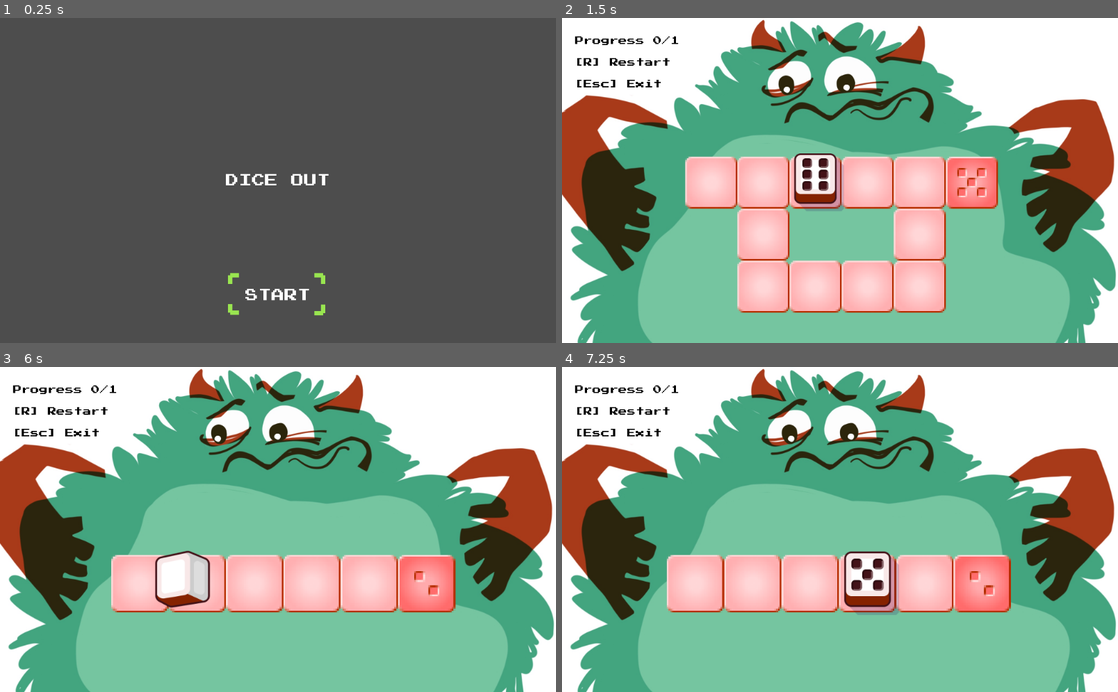
Above: before the commit, frames 1-4 (two rows, left to right).
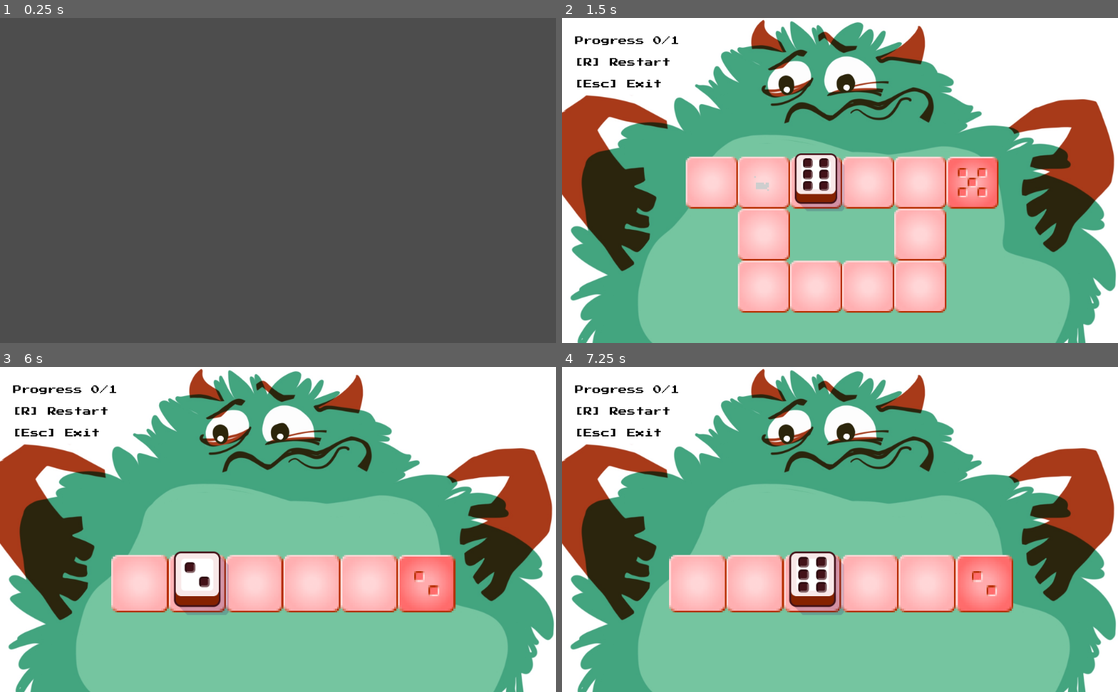
Above: after the commit, the same moments.

Repository: tonsky/GMTKJam2022
Game: Godot game, scene res://Intro.tscn
Two runs of this game, one before a commit and one after it. Both use one fixed random seed, a clock stepped at 60 frames per second and the inputs below. Before the commit the project starts from res://TitleScreen.tscn. Video files are missing from this copy of the repository; at most half a second of black plays in their place.
Inputs:
- Up to frame 1 (0.25 s): no input
- Up to frame 2 (1.5 s): tap Enter (ui_accept) at 0.5, 0.6, 0.77, 1.07, 1.35 s; hold Right (move_right) 0.53-1.28 s; hold Down (move_down) from 1.28 s (still down)
- Up to frame 3 (6 s): tap Enter (ui_accept) at 1.52, 1.82, 2, 2.1, 2.85, 3.02, 3.32, 3.6, 3.77, 4.07, 4.35, 4.52, 4.82, 5, 5.1, 5.85 s; release Down (move_down) at 2.03 s; hold Right (move_right) 2.03-2.78 s; tap R (restart_level) at 2.75, 5.75 s; hold Up (move_up) 2.78-3.53 s; hold Left (move_left) 3.53-5.03 s; tap Escape (ui_cancel) at 4.15 s; hold Down (move_down) 5.03-5.78 s; hold Right (move_right) from 5.78 s (still down)
- Up to frame 4 (7.25 s): tap Enter (ui_accept) at 6.02, 6.32, 6.6, 6.77, 7.07 s; release Right (move_right) at 6.53 s; hold Up (move_up) from 6.53 s (still down)

The runs differ from the first frame. In frame 1, 0.7% of the frame differs, in the area x 40-60%, y 47-92%; in frame 2, 1.0%; in frame 3, 2.2%; in frame 4, 4.9%, in the area x 18-82%, y 17-77%.

Commit message:
Intro and new TitleScreen

Diff:
--- a/Dice.gd
+++ b/Dice.gd
@@ -8,7 +8,7 @@
 var dice_opposite
 var speed
 var start_pos
-var cooldown = 0.16
+var cooldown = 0.24
 var time_left
 onready var map = get_parent().get_node("Floor")
 onready var tileset = map.tile_set
--- a/GameManager.tscn
+++ b/GameManager.tscn
@@ -1,6 +1,6 @@
 [gd_scene load_steps=2 format=2]
 
-[ext_resource path="res://TitleScreen.tscn" type="PackedScene" id=1]
+[ext_resource path="res://TitleScreen_old.tscn" type="PackedScene" id=1]
 
 [node name="GameManager" type="Node2D"]
 
--- /dev/null
+++ b/Intro.gd
@@ -0,0 +1,8 @@
+extends Control
+
+func _process(delta):
+  if Input.is_action_just_released("ui_accept") or Input.is_action_just_released("ui_cancel"):
+    get_tree().change_scene("res://TitleScreen.tscn")
+
+func _on_VideoPlayer_finished():
+  get_tree().change_scene("res://TitleScreen.tscn")
--- /dev/null
+++ b/Intro.tscn
@@ -0,0 +1,17 @@
+[gd_scene load_steps=3 format=2]
+
+[ext_resource path="res://Textures/Intro.webm" type="VideoStream" id=1]
+[ext_resource path="res://Intro.gd" type="Script" id=2]
+
+[node name="Intro" type="Control"]
+anchor_right = 1.0
+anchor_bottom = 1.0
+script = ExtResource( 2 )
+
+[node name="VideoPlayer" type="VideoPlayer" parent="."]
+anchor_right = 1.0
+anchor_bottom = 1.0
+stream = ExtResource( 1 )
+autoplay = true
+
+[connection signal="finished" from="VideoPlayer" to="." method="_on_VideoPlayer_finished"]
--- a/TitleScreen.gd
+++ b/TitleScreen.gd
@@ -1,8 +1,5 @@
-extends CanvasLayer
-
-func _ready():
-  pass
+extends Control
 
 func _process(delta):
-  if Input.is_action_just_released("ui_accept"):
+  if Input.is_action_just_released("ui_accept") or Input.is_action_just_released("ui_cancel"):
     get_tree().change_scene("res://LevelSelect.tscn")
--- a/TitleScreen.tscn
+++ b/TitleScreen.tscn
@@ -1,125 +1,30 @@
-[gd_scene load_steps=14 format=2]
+[gd_scene load_steps=11 format=2]
 
-[ext_resource path="res://GameManager.tres" type="Theme" id=1]
-[ext_resource path="res://new_dynamicfont.tres" type="DynamicFont" id=2]
+[ext_resource path="res://Textures/Title6.JPG" type="Texture" id=1]
+[ext_resource path="res://Textures/Title7.JPG" type="Texture" id=2]
 [ext_resource path="res://TitleScreen.gd" type="Script" id=3]
-[ext_resource path="res://Textures/Sprites.png" type="Texture" id=4]
+[ext_resource path="res://Textures/Title1.JPG" type="Texture" id=4]
+[ext_resource path="res://Textures/Title2.JPG" type="Texture" id=5]
+[ext_resource path="res://Textures/Title3.JPG" type="Texture" id=6]
+[ext_resource path="res://Textures/Title4.JPG" type="Texture" id=7]
+[ext_resource path="res://Textures/Title5.JPG" type="Texture" id=8]
+[ext_resource path="res://Textures/Title0.JPG" type="Texture" id=9]
 
-[sub_resource type="AtlasTexture" id=5]
-atlas = ExtResource( 4 )
-region = Rect2( 256, 128, 32, 32 )
-
-[sub_resource type="AtlasTexture" id=6]
-atlas = ExtResource( 4 )
-region = Rect2( 320, 128, 32, 32 )
-
-[sub_resource type="AtlasTexture" id=3]
-atlas = ExtResource( 4 )
-region = Rect2( 288, 128, 32, 32 )
-
-[sub_resource type="AtlasTexture" id=4]
-atlas = ExtResource( 4 )
-region = Rect2( 352, 128, 32, 32 )
-
-[sub_resource type="AtlasTexture" id=1]
-atlas = ExtResource( 4 )
-region = Rect2( 288, 160, 32, 32 )
-
-[sub_resource type="AtlasTexture" id=2]
-atlas = ExtResource( 4 )
-region = Rect2( 352, 160, 32, 32 )
-
-[sub_resource type="AtlasTexture" id=7]
-atlas = ExtResource( 4 )
-region = Rect2( 256, 160, 32, 32 )
-
-[sub_resource type="AtlasTexture" id=8]
-atlas = ExtResource( 4 )
-region = Rect2( 320, 160, 32, 32 )
-
-[sub_resource type="SpriteFrames" id=9]
+[sub_resource type="SpriteFrames" id=1]
 animations = [ {
-"frames": [ SubResource( 5 ), SubResource( 6 ) ],
+"frames": [ ExtResource( 9 ), ExtResource( 4 ), ExtResource( 5 ), ExtResource( 6 ), ExtResource( 7 ), ExtResource( 8 ), ExtResource( 1 ), ExtResource( 2 ) ],
 "loop": true,
-"name": "left_top",
-"speed": 5.0
-}, {
-"frames": [ SubResource( 3 ), SubResource( 4 ) ],
-"loop": true,
-"name": "right_top",
-"speed": 5.0
-}, {
-"frames": [ SubResource( 1 ), SubResource( 2 ) ],
-"loop": true,
-"name": "right_bottom",
-"speed": 5.0
-}, {
-"frames": [ SubResource( 7 ), SubResource( 8 ) ],
-"loop": true,
-"name": "left_bottom",
+"name": "default",
 "speed": 5.0
 } ]
 
-[node name="TitleScreen" type="CanvasLayer"]
+[node name="Control" type="Control"]
+anchor_right = 1.0
+anchor_bottom = 1.0
 script = ExtResource( 3 )
 
-[node name="Title" type="Label" parent="."]
-anchor_left = 0.5
-anchor_top = 0.5
-anchor_right = 0.5
-anchor_bottom = 0.5
-margin_left = -120.0
-margin_top = -12.0
-margin_right = 120.0
-margin_bottom = 12.0
-theme = ExtResource( 1 )
-custom_fonts/font = ExtResource( 2 )
-text = "DICE OUT"
-align = 1
-valign = 1
-
-[node name="START" type="Label" parent="."]
-anchor_left = 0.5
-anchor_top = 1.0
-anchor_right = 0.5
-anchor_bottom = 1.0
-margin_left = -512.0
-margin_top = -100.0
-margin_right = 512.0
-margin_bottom = -80.0
-theme = ExtResource( 1 )
-text = "START"
-align = 1
-valign = 1
-
-[node name="left_top" type="AnimatedSprite" parent="."]
-position = Vector2( 432, 483 )
-scale = Vector2( 4, 4 )
-frames = SubResource( 9 )
-animation = "left_top"
+[node name="AnimatedSprite" type="AnimatedSprite" parent="."]
+position = Vector2( 512, 300 )
+frames = SubResource( 1 )
+frame = 7
 playing = true
-
-[node name="right_top" type="AnimatedSprite" parent="."]
-position = Vector2( 587, 483 )
-scale = Vector2( 4, 4 )
-frames = SubResource( 9 )
-animation = "left_top"
-playing = true
-flip_h = true
-
-[node name="right_bottom" type="AnimatedSprite" parent="."]
-position = Vector2( 587, 537 )
-scale = Vector2( 4, 4 )
-frames = SubResource( 9 )
-animation = "left_top"
-playing = true
-flip_h = true
-flip_v = true
-
-[node name="left_bottom" type="AnimatedSprite" parent="."]
-position = Vector2( 432, 536 )
-scale = Vector2( 4, 4 )
-frames = SubResource( 9 )
-animation = "left_top"
-playing = true
-flip_v = true
--- /dev/null
+++ b/TitleScreen_old.tscn
@@ -0,0 +1,129 @@
+[gd_scene load_steps=14 format=2]
+
+[ext_resource path="res://TitleScreen.gd" type="Script" id=1]
+[ext_resource path="res://GameManager.tres" type="Theme" id=2]
+[ext_resource path="res://new_dynamicfont.tres" type="DynamicFont" id=3]
+[ext_resource path="res://Textures/Sprites.png" type="Texture" id=4]
+
+[sub_resource type="AtlasTexture" id=7]
+atlas = ExtResource( 4 )
+region = Rect2( 256, 160, 32, 32 )
+
+[sub_resource type="AtlasTexture" id=8]
+atlas = ExtResource( 4 )
+region = Rect2( 320, 160, 32, 32 )
+
+[sub_resource type="AtlasTexture" id=1]
+atlas = ExtResource( 4 )
+region = Rect2( 288, 160, 32, 32 )
+
+[sub_resource type="AtlasTexture" id=2]
+atlas = ExtResource( 4 )
+region = Rect2( 352, 160, 32, 32 )
+
+[sub_resource type="AtlasTexture" id=5]
+atlas = ExtResource( 4 )
+region = Rect2( 256, 128, 32, 32 )
+
+[sub_resource type="AtlasTexture" id=6]
+atlas = ExtResource( 4 )
+region = Rect2( 320, 128, 32, 32 )
+
+[sub_resource type="AtlasTexture" id=3]
+atlas = ExtResource( 4 )
+region = Rect2( 288, 128, 32, 32 )
+
+[sub_resource type="AtlasTexture" id=4]
+atlas = ExtResource( 4 )
+region = Rect2( 352, 128, 32, 32 )
+
+[sub_resource type="SpriteFrames" id=9]
+animations = [ {
+"frames": [ SubResource( 7 ), SubResource( 8 ) ],
+"loop": true,
+"name": "left_bottom",
+"speed": 5.0
+}, {
+"frames": [ SubResource( 1 ), SubResource( 2 ) ],
+"loop": true,
+"name": "right_bottom",
+"speed": 5.0
+}, {
+"frames": [ SubResource( 5 ), SubResource( 6 ) ],
+"loop": true,
+"name": "left_top",
+"speed": 5.0
+}, {
+"frames": [ SubResource( 3 ), SubResource( 4 ) ],
+"loop": true,
+"name": "right_top",
+"speed": 5.0
+} ]
+
+[node name="TitleScreen" type="CanvasLayer"]
+script = ExtResource( 1 )
+
+[node name="Title" type="Label" parent="."]
+anchor_left = 0.5
+anchor_top = 0.5
+anchor_right = 0.5
+anchor_bottom = 0.5
+margin_left = -120.0
+margin_top = -12.0
+margin_right = 120.0
+margin_bottom = 12.0
+theme = ExtResource( 2 )
+custom_fonts/font = ExtResource( 3 )
+text = "DICE OUT"
+align = 1
+valign = 1
+
+[node name="START" type="Label" parent="."]
+anchor_left = 0.5
+anchor_top = 1.0
+anchor_right = 0.5
+anchor_bottom = 1.0
+margin_left = -512.0
+margin_top = -100.0
+margin_right = 512.0
+margin_bottom = -80.0
+theme = ExtResource( 2 )
+text = "START"
+align = 1
+valign = 1
+
+[node name="left_top" type="AnimatedSprite" parent="."]
+position = Vector2( 432, 483 )
+scale = Vector2( 4, 4 )
+frames = SubResource( 9 )
+animation = "left_top"
+frame = 1
+playing = true
+
+[node name="right_top" type="AnimatedSprite" parent="."]
+position = Vector2( 587, 483 )
+scale = Vector2( 4, 4 )
+frames = SubResource( 9 )
+animation = "left_top"
+frame = 1
+playing = true
+flip_h = true
+
+[node name="right_bottom" type="AnimatedSprite" parent="."]
+position = Vector2( 587, 537 )
+scale = Vector2( 4, 4 )
+frames = SubResource( 9 )
+animation = "left_top"
+frame = 1
+playing = true
+flip_h = true
+flip_v = true
+
+[node name="left_bottom" type="AnimatedSprite" parent="."]
+position = Vector2( 432, 536 )
+scale = Vector2( 4, 4 )
+frames = SubResource( 9 )
+animation = "left_top"
+frame = 1
+playing = true
+flip_v = true
--- a/dice_roll.tres
+++ b/dice_roll.tres
@@ -4,20 +4,20 @@
 [ext_resource path="res://Textures/turn_down.png" type="Texture" id=2]
 [ext_resource path="res://Textures/dice.png" type="Texture" id=3]
 
-[sub_resource type="AtlasTexture" id=15]
+[sub_resource type="AtlasTexture" id=9]
 flags = 4
-atlas = ExtResource( 2 )
-region = Rect2( 0, 0, 256, 384 )
+atlas = ExtResource( 1 )
+region = Rect2( 0, 0, 384, 256 )
 
-[sub_resource type="AtlasTexture" id=16]
+[sub_resource type="AtlasTexture" id=10]
 flags = 4
-atlas = ExtResource( 2 )
-region = Rect2( 0, 384, 256, 384 )
+atlas = ExtResource( 1 )
+region = Rect2( 384, 0, 384, 256 )
 
-[sub_resource type="AtlasTexture" id=17]
+[sub_resource type="AtlasTexture" id=11]
 flags = 4
-atlas = ExtResource( 2 )
-region = Rect2( 0, 768, 256, 384 )
+atlas = ExtResource( 1 )
+region = Rect2( 768, 0, 384, 256 )
 
 [sub_resource type="AtlasTexture" id=18]
 flags = 4
@@ -49,20 +49,20 @@
 atlas = ExtResource( 1 )
 region = Rect2( 0, 0, 384, 256 )
 
-[sub_resource type="AtlasTexture" id=9]
+[sub_resource type="AtlasTexture" id=15]
 flags = 4
-atlas = ExtResource( 1 )
-region = Rect2( 0, 0, 384, 256 )
+atlas = ExtResource( 2 )
+region = Rect2( 0, 0, 256, 384 )
 
-[sub_resource type="AtlasTexture" id=10]
+[sub_resource type="AtlasTexture" id=16]
 flags = 4
-atlas = ExtResource( 1 )
-region = Rect2( 384, 0, 384, 256 )
+atlas = ExtResource( 2 )
+region = Rect2( 0, 384, 256, 384 )
 
-[sub_resource type="AtlasTexture" id=11]
+[sub_resource type="AtlasTexture" id=17]
 flags = 4
-atlas = ExtResource( 1 )
-region = Rect2( 768, 0, 384, 256 )
+atlas = ExtResource( 2 )
+region = Rect2( 0, 768, 256, 384 )
 
 [sub_resource type="AtlasTexture" id=2]
 flags = 4
@@ -96,25 +96,25 @@
 
 [resource]
 animations = [ {
-"frames": [ SubResource( 15 ), SubResource( 16 ), SubResource( 17 ) ],
+"frames": [ SubResource( 9 ), SubResource( 10 ), SubResource( 11 ) ],
 "loop": true,
-"name": "roll_down",
-"speed": 20.0
+"name": "roll_right",
+"speed": 30.0
 }, {
 "frames": [ SubResource( 18 ), SubResource( 19 ), SubResource( 20 ) ],
 "loop": true,
 "name": "roll_up",
-"speed": 20.0
+"speed": 30.0
 }, {
 "frames": [ SubResource( 12 ), SubResource( 13 ), SubResource( 14 ) ],
 "loop": true,
 "name": "roll_left",
-"speed": 20.0
+"speed": 30.0
 }, {
-"frames": [ SubResource( 9 ), SubResource( 10 ), SubResource( 11 ) ],
+"frames": [ SubResource( 15 ), SubResource( 16 ), SubResource( 17 ) ],
 "loop": true,
-"name": "roll_right",
-"speed": 20.0
+"name": "roll_down",
+"speed": 30.0
 }, {
 "frames": [ SubResource( 2 ), SubResource( 3 ), SubResource( 4 ), SubResource( 5 ), SubResource( 6 ), SubResource( 7 ) ],
 "loop": true,
--- a/project.godot
+++ b/project.godot
@@ -11,7 +11,7 @@
 [application]
 
 config/name="GMTKJam2022"
-run/main_scene="res://TitleScreen.tscn"
+run/main_scene="res://Intro.tscn"
 boot_splash/bg_color=Color( 0.0313726, 0.4, 0.596078, 1 )
 config/icon="res://icon.png"
 
Binary file added: Textures/Title0.JPG
Not shown, added: Textures/Title0.JPG.import
Binary file added: Textures/Title1.JPG
Not shown, added: Textures/Title1.JPG.import
Binary file added: Textures/Title2.JPG
Not shown, added: Textures/Title2.JPG.import
Binary file added: Textures/Title3.JPG
Not shown, added: Textures/Title3.JPG.import
Binary file added: Textures/Title4.JPG
Not shown, added: Textures/Title4.JPG.import
Binary file added: Textures/Title5.JPG
Not shown, added: Textures/Title5.JPG.import
(and 5 more such lines)
